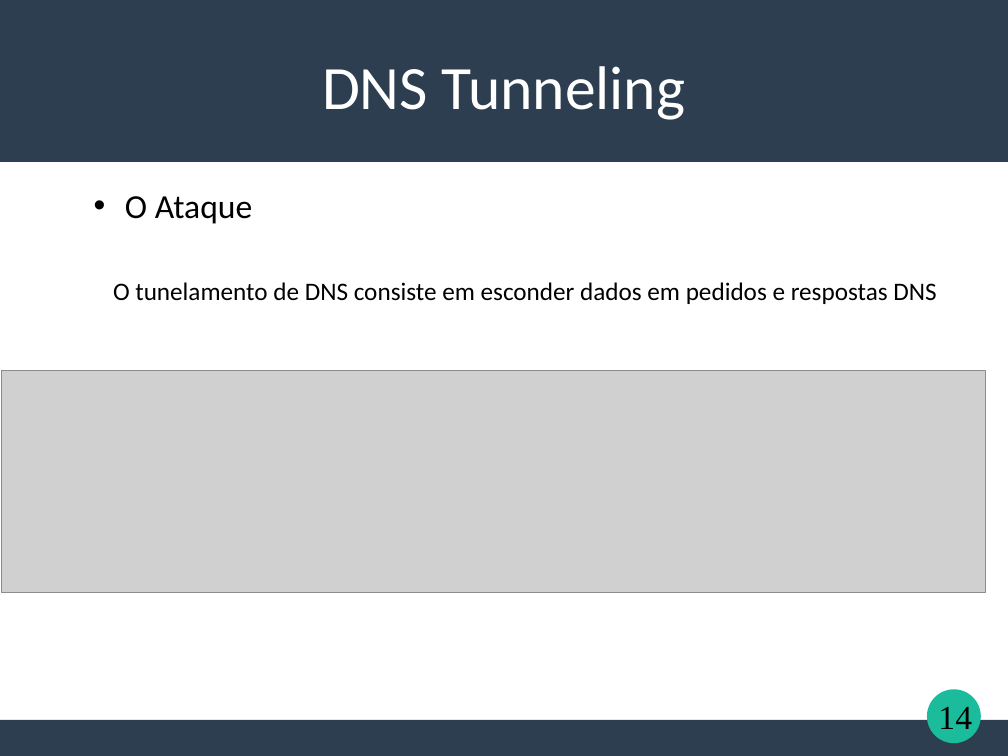
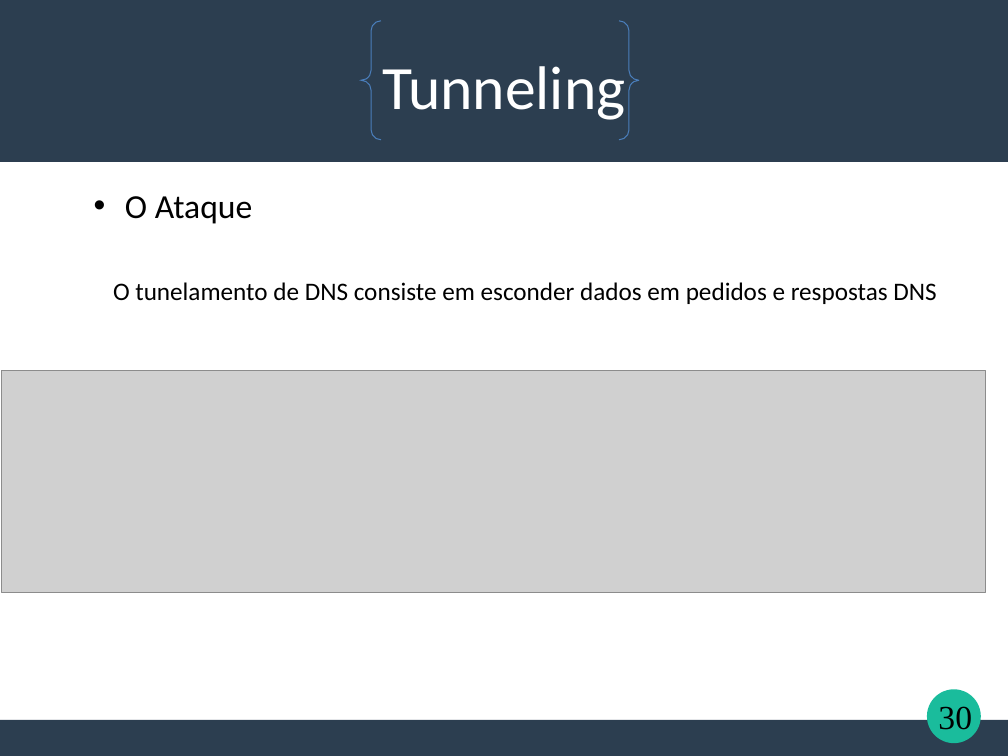
Before and after one commit to TSaytson/teste-trabalho-redes, a slide deck: slide 30 of DNS.ppt (slide 14 before the commit). Drawn at 1008x756 pixels with LibreOffice and Linux fonts; fonts in the diff are those of the drawing; grey boxes stand for pictures. Boxes give left, top, right and bottom in pixels: in the first picture for what was removed or moved away, otherwise in the second. Text is boxed around its words. In the diff, an @@ line names an element or a change of style, - is before the commit and + after.

```diff
--- a/DNS.ppt
+++ b/DNS.ppt
@@ brace pair added at box(361, 21, 639, 140), outline #4A7EBB 0.74 pt @@
@@ text at box(382, 66, 625, 120): text changed @@
-DNS Tunneling
+Tunneling
@@ page number at box(938, 706, 972, 730): text changed @@
-14
+30
```
Also in this commit, not shown: 13 other slides changed, 17 slides added, 1 slide removed.
